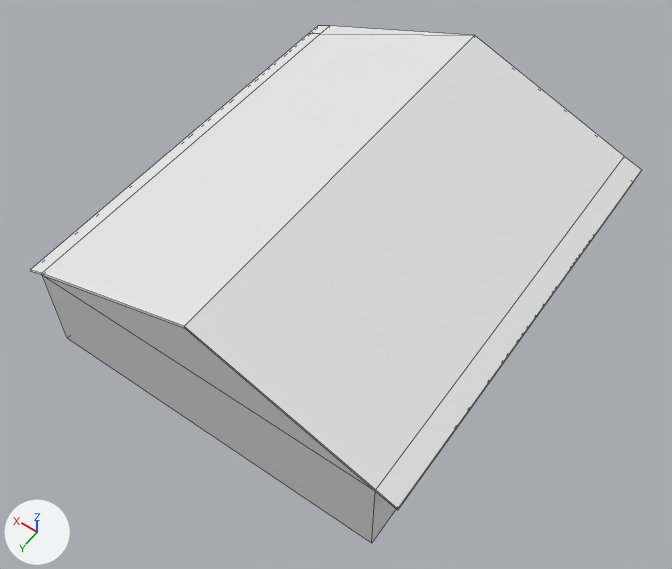
Before and after pictures for a commit that changed the Blender file Assets/praça das aguas/predios/casa7.blend.
Before and after are seen from a 50 mm lens placed at (13.09, 17.23, 17.0), pointed at (20.75, 6.51, 0.16). The lights are fixed; the arrows at lower left show +X, +Y and +Z. Mesh edges are drawn as thin lines.
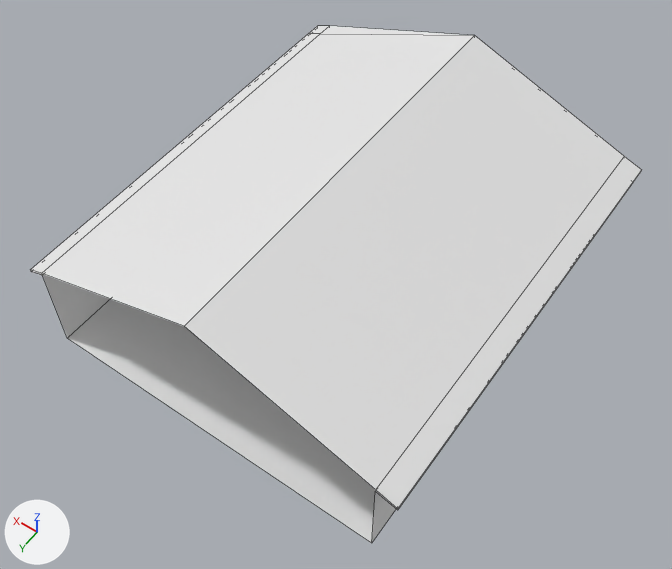
Changed parts and their boxes (x1, y1, x2, y2) in the pictures (672 x 569 px):
'Cube.001', reshaped: before (42, 275, 396, 543); after (42, 274, 396, 543)
part 1 of me_cube_003, deleted: before (31, 270, 398, 510)
part 2 of me_cube_002, deleted: before (42, 275, 375, 543)

Diff of the bpy script that builds the scene:
```diff
--- a/Assets/praça das aguas/predios/casa7.blend.py
+++ b/Assets/praça das aguas/predios/casa7.blend.py
@@ me_cube_003 @@
 me_cube_003.from_pydata(...)  # 27 vertices, 24 faces; spans x -6.13..3.39, y -1.43..9.11, z 0.36..2.17
 # used by ob_cube_002; location = (22.49, 1.62, 0.83)
 # verts and faces of me_cube_003; kept vertices keep their numbers, new ones are numbered from 27
 # before: 1 (-5.64, 9.11, 0.53) at pixel (375, 491), 3 (2.98, 9.11, 0.53) at pixel (42, 275), 4 (-1.33, 9.11, 2.11) at pixel (184, 328), 7 (-5.64, 9.11, 0.6) at pixel (375, 489), 8 (-1.33, 9.11, 2.17) at pixel (184, 326)
 # before: 9 (2.98, 9.11, 0.6) at pixel (41, 273), 17 (-6.13, 9.11, 0.36) at pixel (397, 510), 18 (3.39, 9.11, 0.36) at pixel (31, 271), 22 (-6.13, 9.11, 0.43) at pixel (397, 508), 23 (3.39, 9.11, 0.43) at pixel (30, 269)
+# me_cube_003 part 1
+delete_vertices([4])  # with the faces that use them
+delete_faces([(3, 9, 23, 18), (1, 17, 22, 7)])
@@ me_cube_002 @@
 me_cube_002.from_pydata(...)  # 10 vertices, 7 faces; spans x -5.64..2.98, y -1.0..9.11, z -1.83..2.11
 # used by ob_cube_001; location = (22.49, 1.62, 0.83)
 # verts and faces of me_cube_002; kept vertices keep their numbers, new ones are numbered from 10
 # before: 2 (-5.64, 9.11, -1.83) at pixel (371, 543), 3 (-5.64, 9.11, 0.53) at pixel (375, 491), 6 (2.98, 9.11, -1.83) at pixel (67, 338), 7 (2.98, 9.11, 0.53) at pixel (42, 275), 8 (-1.33, 9.11, 2.11) at pixel (184, 328)
+# me_cube_002 part 2
+delete_vertices([8])  # with the faces that use them
+delete_faces([(2, 3, 7, 6)])
```
